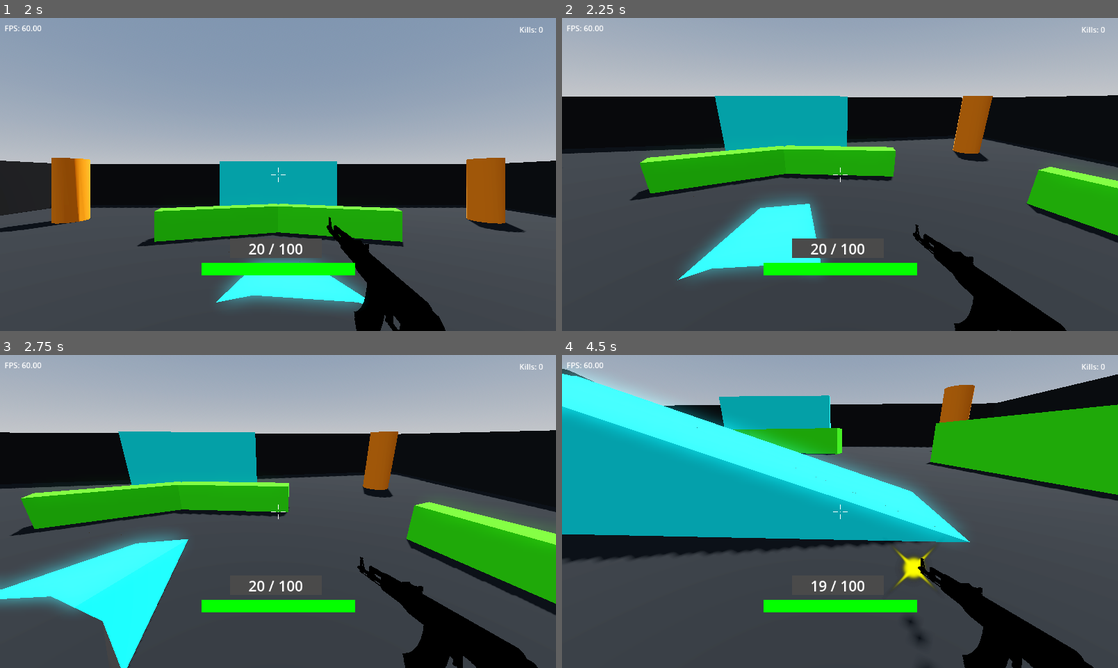
Above: before the commit, frames 1-4 (two rows, left to right).
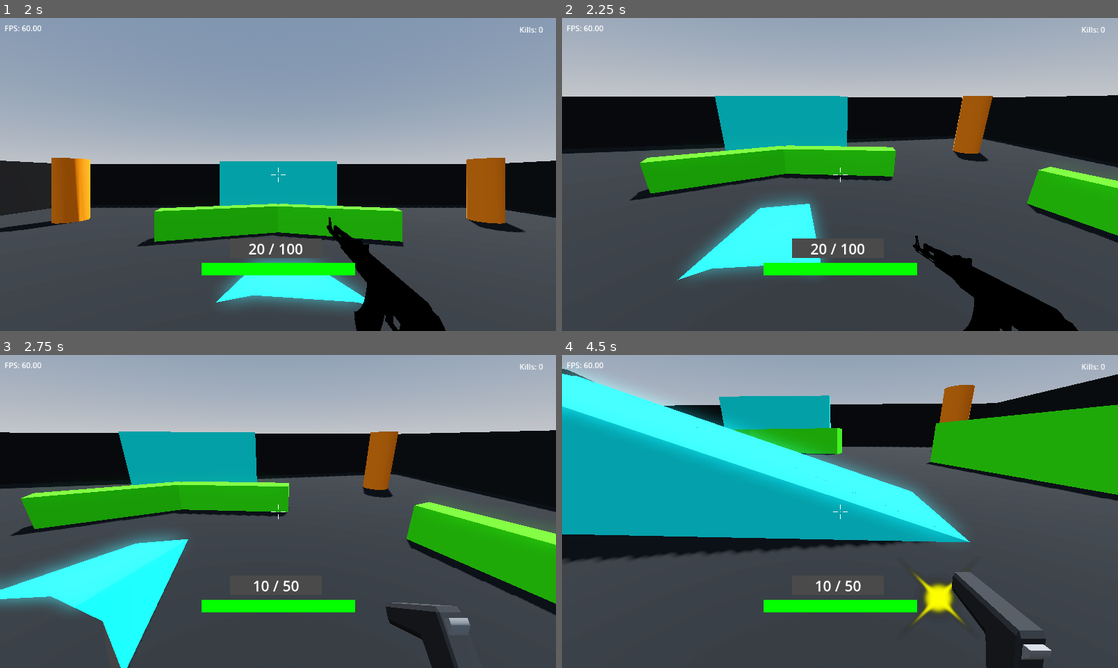
Above: after the commit, the same moments.

Repository: sergei-srednyak/Simple-Multiplayer-FPS-in-Godot
Game: Godot game, scene res://main/main.tscn
Two runs of this game, one before a commit and one after it. Both use one fixed random seed, a clock stepped at 60 frames per second and the inputs below.
Inputs (mouse positions are in pixels of both pictures, inside the frame that each line leads up to):
- Up to frame 1 (2 s): click (278, 130) at 0.52 s; type "12" at 0.6 s; click "Host" at 1.25 s
- Up to frame 2 (2.25 s): tap Enter (ui_accept) at 2 s; move the mouse to (867, 174) at 2.02 s; hold D (right) from 2.03 s (still down); hold 3 (weapon3, bound only after the commit) from 2.03 s (still down)
- Up to frame 3 (2.75 s): keep holding D (right); keep holding 3 (weapon3, bound only after the commit); tap Enter (ui_accept) at 2.27 s
- Up to frame 4 (4.5 s): move the mouse to (812, 511) at 2.77 s; release D (right) at 2.78 s; release 3 (weapon3, bound only after the commit) at 2.78 s; hold S (back) 2.78-3.53 s; tap Ctrl (crouch) at 2.85 s; tap Enter (ui_accept) at 3.02 s; tap 3 (weapon3, bound only after the commit) at 3.05 s; move the mouse to (851, 505) at 3.52 s; hold 3 (weapon3, bound only after the commit) 3.53-4.28 s; hold D (right) from 3.53 s (still down); tap W (foward) at 3.6 s; move the mouse to (834, 517) at 4.27 s; click (834, 517) at 4.35 s

Frame 1 is identical in both runs. In frame 2, 0.9% of the frame differs, in the area x 63-93%, y 66-100%; in frame 3, 3.5%; in frame 4, 3.8%, in the area x 44-96%, y 61-100%.
Error in both runs: Assertion failed: UPNP Discover Failed! Error 24 (res://main/main.gd:65)

Commit message:
Update project.godot

Diff:
--- a/project.godot
+++ b/project.godot
@@ -83,6 +83,11 @@
 "events": [Object(InputEventKey,"resource_local_to_scene":false,"resource_name":"","device":-1,"window_id":0,"alt_pressed":false,"shift_pressed":false,"ctrl_pressed":false,"meta_pressed":false,"pressed":false,"keycode":0,"physical_keycode":50,"key_label":0,"unicode":50,"echo":false,"script":null)
 ]
 }
+weapon3={
+"deadzone": 0.5,
+"events": [Object(InputEventKey,"resource_local_to_scene":false,"resource_name":"","device":-1,"window_id":0,"alt_pressed":false,"shift_pressed":false,"ctrl_pressed":false,"meta_pressed":false,"pressed":false,"keycode":0,"physical_keycode":51,"key_label":0,"unicode":51,"echo":false,"script":null)
+]
+}
 
 [rendering]
 
